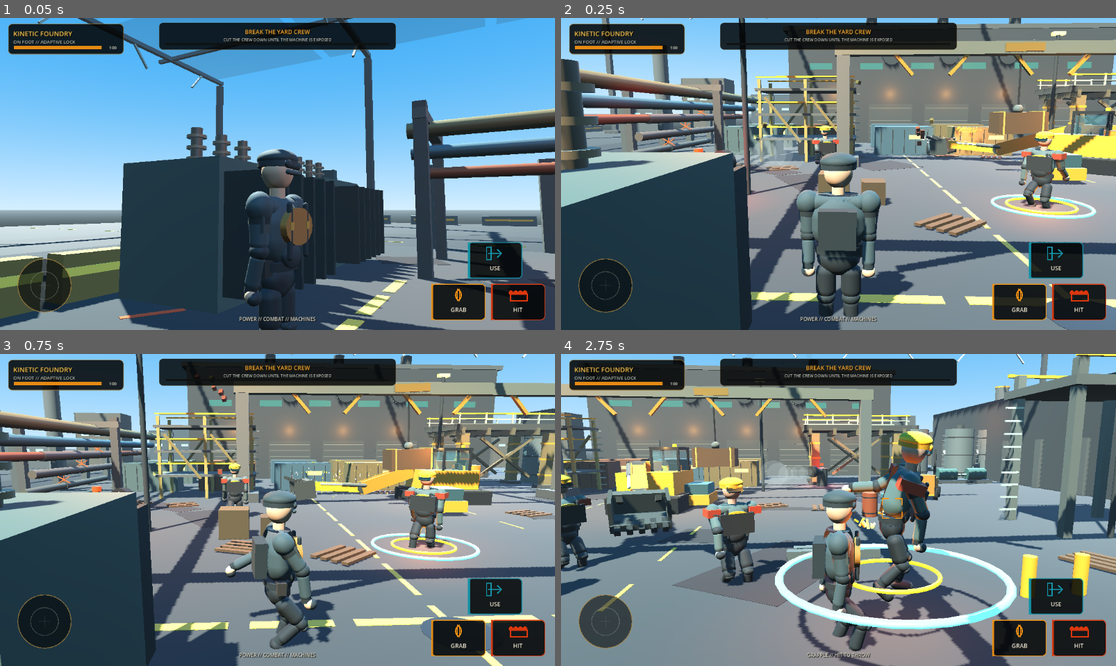
Above: before the commit, frames 1-4 (two rows, left to right).
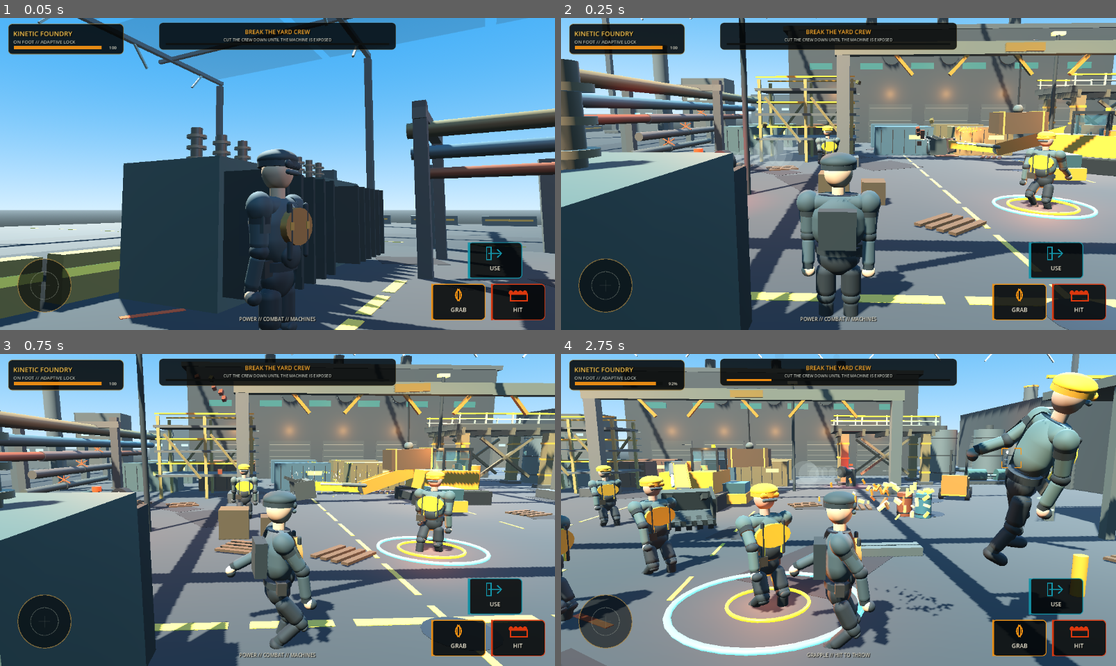
Above: after the commit, the same moments.

Repository: IssisX/kinetic-foundry-
Game: Godot game, scene res://Main.tscn
Two runs of this game, one before a commit and one after it. Both use one fixed random seed, a clock stepped at 60 frames per second and the inputs below.
Inputs (mouse positions are in pixels of both pictures, inside the frame that each line leads up to):
- Up to frame 1 (0.05 s): no input
- Up to frame 2 (0.25 s): no input
- Up to frame 3 (0.75 s): move the mouse to (399, 494) at 0.52 s; hold D from 0.53 s (still down); hold E from 0.53 s (still down); click (399, 494) at 0.67 s
- Up to frame 4 (2.75 s): release D at 1.25 s; release E at 1.25 s; drag from (727, 525) to (810, 572) at 1.27 s; move the mouse to (894, 441) at 2.02 s; hold D from 2.03 s (still down); hold K from 2.03 s (still down)

Frame 1 is identical in both runs. In frame 2, 1.5% of the frame differs, in the area x 45-97%, y 34-65%; in frame 3, 3.1%; in frame 4, 56%, in the area x 0-100%, y 0-100%.

Commit message:
Fix machine HUD identity overlap on Fold operator view

Diff:
--- a/scripts/machine_hud.gd
+++ b/scripts/machine_hud.gd
@@ -14,6 +14,13 @@
 
 func set_machine_mode(enabled: bool) -> void:
     super(enabled)
+    # Machine operation owns the upper-left identity panel. Hiding the inherited
+    # title/mode labels prevents two independent identity systems from drawing
+    # through each other on Fold-class aspect ratios.
+    if _title_label != null:
+        _title_label.visible = not enabled
+    if _mode_label != null:
+        _mode_label.visible = not enabled
     if enabled:
         _apply_machine_profile()
     else:
@@ -42,20 +49,20 @@
         super()
         return
     var s := _ui_scale
-    var panel := Rect2(Vector2(24.0, 18.0) * s, Vector2(420.0, 102.0) * s)
-    _rounded(panel, Color(0.010, 0.016, 0.016, 0.89), Color(0.78, 0.50, 0.11, 0.88), 2.0 * s)
+    var panel := Rect2(Vector2(24.0, 18.0) * s, Vector2(420.0, 112.0) * s)
+    _rounded(panel, Color(0.010, 0.016, 0.016, 0.91), Color(0.78, 0.50, 0.11, 0.90), 2.0 * s)
     draw_string(
         ThemeDB.fallback_font,
-        Vector2(44.0, 53.0) * s,
+        Vector2(44.0, 54.0) * s,
         str(_machine_profile.get("machine_name", "MACHINE")) + " // OPERATOR",
         HORIZONTAL_ALIGNMENT_LEFT,
-        330.0 * s,
+        344.0 * s,
         maxi(16, int(22.0 * s)),
         Color(1.0, 0.76, 0.28, 1.0)
     )
     draw_string(
         ThemeDB.fallback_font,
-        Vector2(44.0, 84.0) * s,
+        Vector2(44.0, 86.0) * s,
         str(_machine_profile.get("center_hint", "PHYSICAL CONTROL")),
         HORIZONTAL_ALIGNMENT_LEFT,
         350.0 * s,
